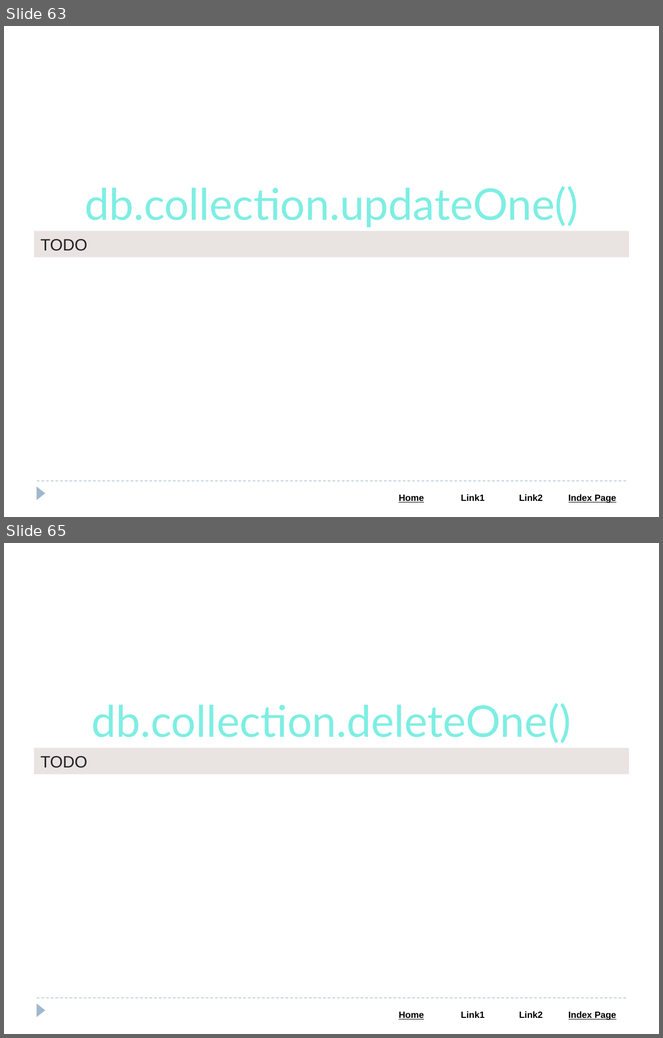
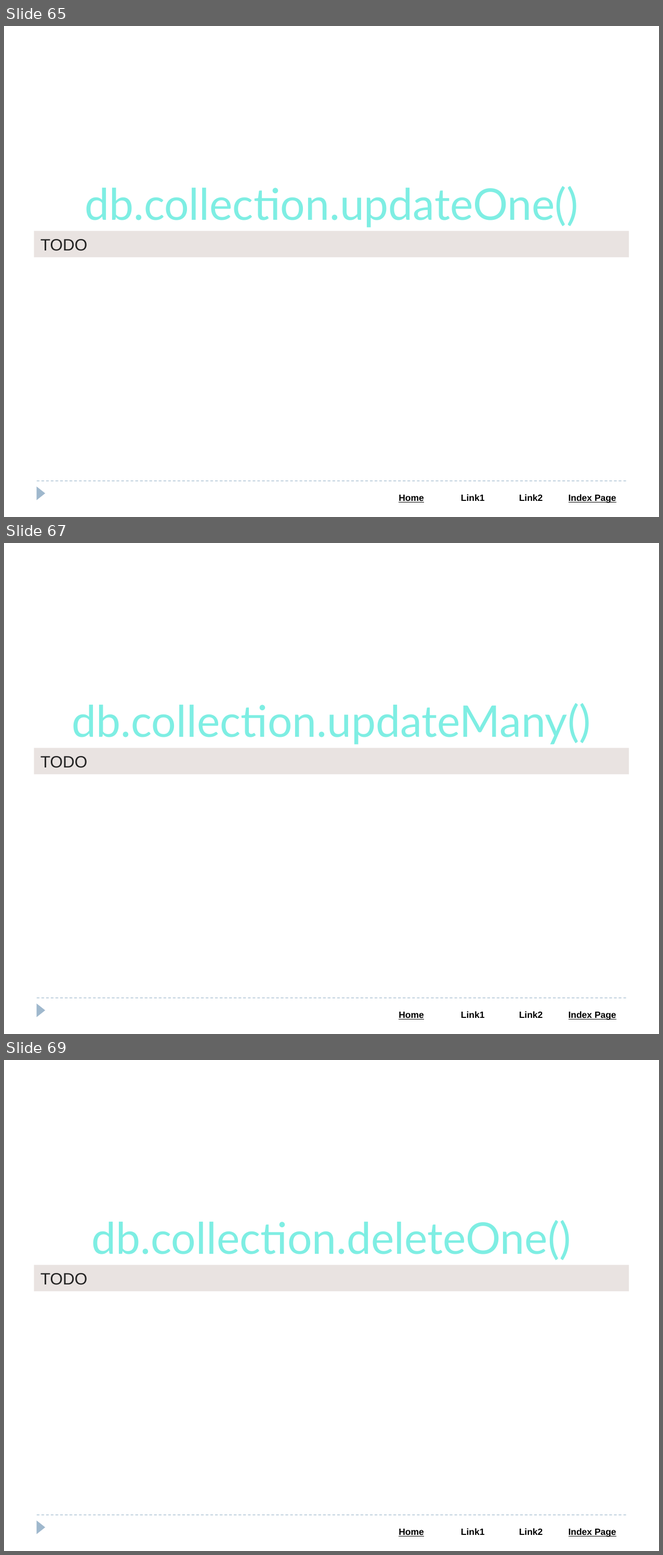
Before and after one commit to Saleel-Bagde/PPT-s, a slide deck: MongoDB PPT.pptx. Shown one above the other, each under a label of ours: slides 63 and 65 before the commit, slides 65, 67 and 69 after it; the slides between them are not shown. The pictures are 663x1038 and 663x1555 pixels, drawn with LibreOffice and Linux fonts; fonts in the diff are those of the drawing. Boxes give left, top, right and bottom in pixels: in the first picture for what was removed or moved away, otherwise in the second. Text is boxed around its words. In the diff, an @@ line names an element or a change of style, - is before the commit and + after.

```diff
--- a/MongoDB PPT.pptx
+++ b/MongoDB PPT.pptx
@@ slide 67 added at <box>4,543,659,1034</box>, background #FFFFFF; not listed: 3 template elements that a slide beside it also shows @@
@@ text added at <box>72,703,591,745</box>, 48 pt, text #7EEEE3 @@
+db.collection.updateMany()
@@ rectangle added at <box>34,748,629,774</box>, fill #E9E3E1, 18 pt, text #222222 @@
+TODO
@@ what was slide 63 is now slide 65 @@
@@ what was slide 65 is now slide 69 @@
```
Also in this commit, not shown: 1 slide changed, 3 other slides added.
